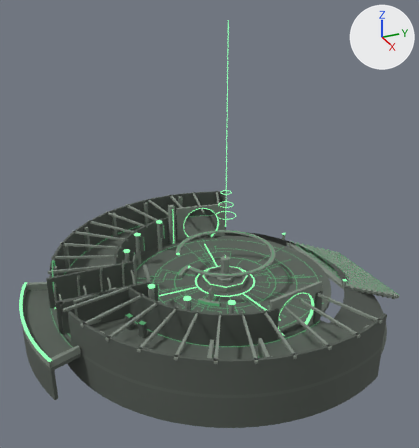
The glTF model room/models/lobby.glb, before and after one commit.
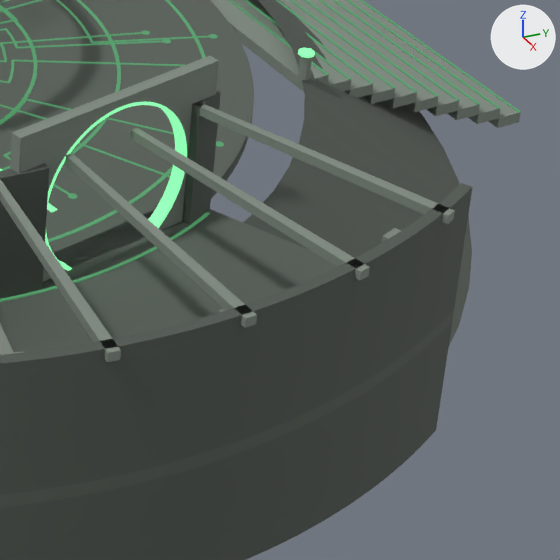
Each version is shown whole from a camera (50 mm lens) standing at (74.0, -36.1, 47.7) and looking at (1.9, -3.6, 11.6), then close up on the part from 64% to 98% of the width and 60% to 91% of the height. The axes (+X, +Y, +Z) are drawn at upper right. The lights are the same throughout. The first two pictures are the older version. Where no turn or scale is listed for an object, it has been applied to the vertices.

Before the edit, the objects in view are built like this:
```python
me_geometry_50 = bpy.data.meshes.new('geometry_50')
me_geometry_50.from_pydata(...)  # 460 vertices, 916 faces; spans x 3.7..27.2, y -26.9..11.9, z -0.5..0.0
me_geometry_50.materials.append(mat_floor)  # dark grey #5a625a
me_geometry_56 = bpy.data.meshes.new('geometry_56')
me_geometry_56.from_pydata(...)  # 10 vertices, 16 faces; spans x 3.7..4.21, y -26.93..-23.63, z 0.0..5.0
me_geometry_56.materials.append(mat_wall)  # dark grey #535a53
me_geometry_62 = bpy.data.meshes.new('geometry_62')
me_geometry_62.from_pydata(...)  # 12 vertices, 20 faces; spans x 16.82..27.16, y -4.03..-2.23, z 4.65..5.0
me_geometry_62.materials.append(mat_structure)  # grey #818b81
ob_lobby_050 = bpy.data.objects.new('lobby-050', me_geometry_50)
ob_lobby_050.location = (0.0, 0.0, 0.0)
ob_lobby_056 = bpy.data.objects.new('lobby-056', me_geometry_56)
ob_lobby_056.location = (0.0, 0.0, 0.0)
ob_lobby_062 = bpy.data.objects.new('lobby-062', me_geometry_62)
ob_lobby_062.location = (0.0, 0.0, 0.0)
# also in view: 'lobby-150' at (0.0, 17.6, -0.8); 'lobby-004' at (0.0, 0.0, 0.0); 'lobby-078' at (16.4, 2.9, -0.2); 'lobby-061' at (22.2, 0.8, 4.8); 'lobby-164' at (0.0, 26.0, -4.2)
```
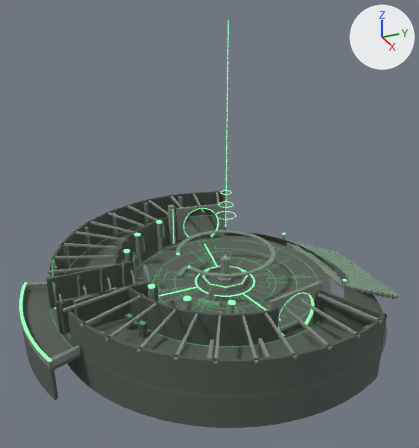
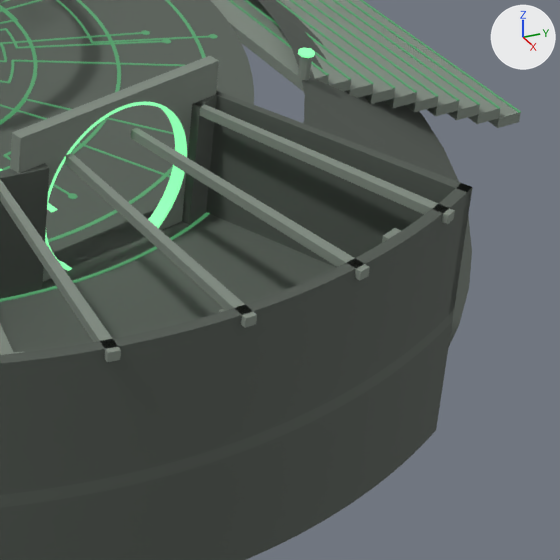
Where the change shows, as pixel boxes (x1, y1, x2, y2) in the close-ups (560 x 560 px):
'lobby-056', reshaped (not visible before): after (206, 91, 470, 313)

What changed in the scene script:
```text
Change me_geometry_56:
    used by ob_lobby_056; location = (0.0, 0.0, 0.0)
    remove me_geometry_56.from_pydata(...)  # 10 vertices, 16 faces; spans x 3.7..4.21, y -26.93..-23.63, z 0.0..5.0
    add me_geometry_56.from_pydata(...)  # 12 vertices, 20 faces; spans x 15.46..24.63, y 7.3..11.92, z 0.0..5.0
    me_geometry_56 part 1
    6 vertices are added at (15.58, 7.3, 0.0), (15.55, 7.35, 0.0), (15.46, 7.54, 0.0), (24.45, 11.92, 0.0), (24.59, 11.63, 0.0), (24.63, 11.54, 0.0)
    6 new vertices lie (0.0, 0.0, 5.0) away from vertices in x 15.46..24.63, y 7.3..11.92, z 0.0
    20 new faces join them
    other edits to the shape of me_geometry_56 do not show in these pictures
```
